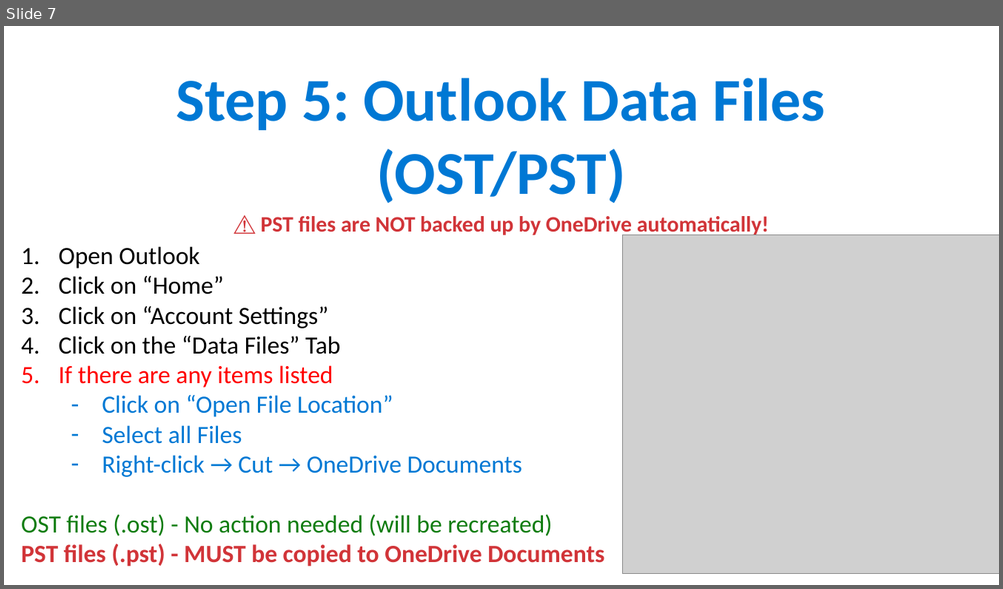
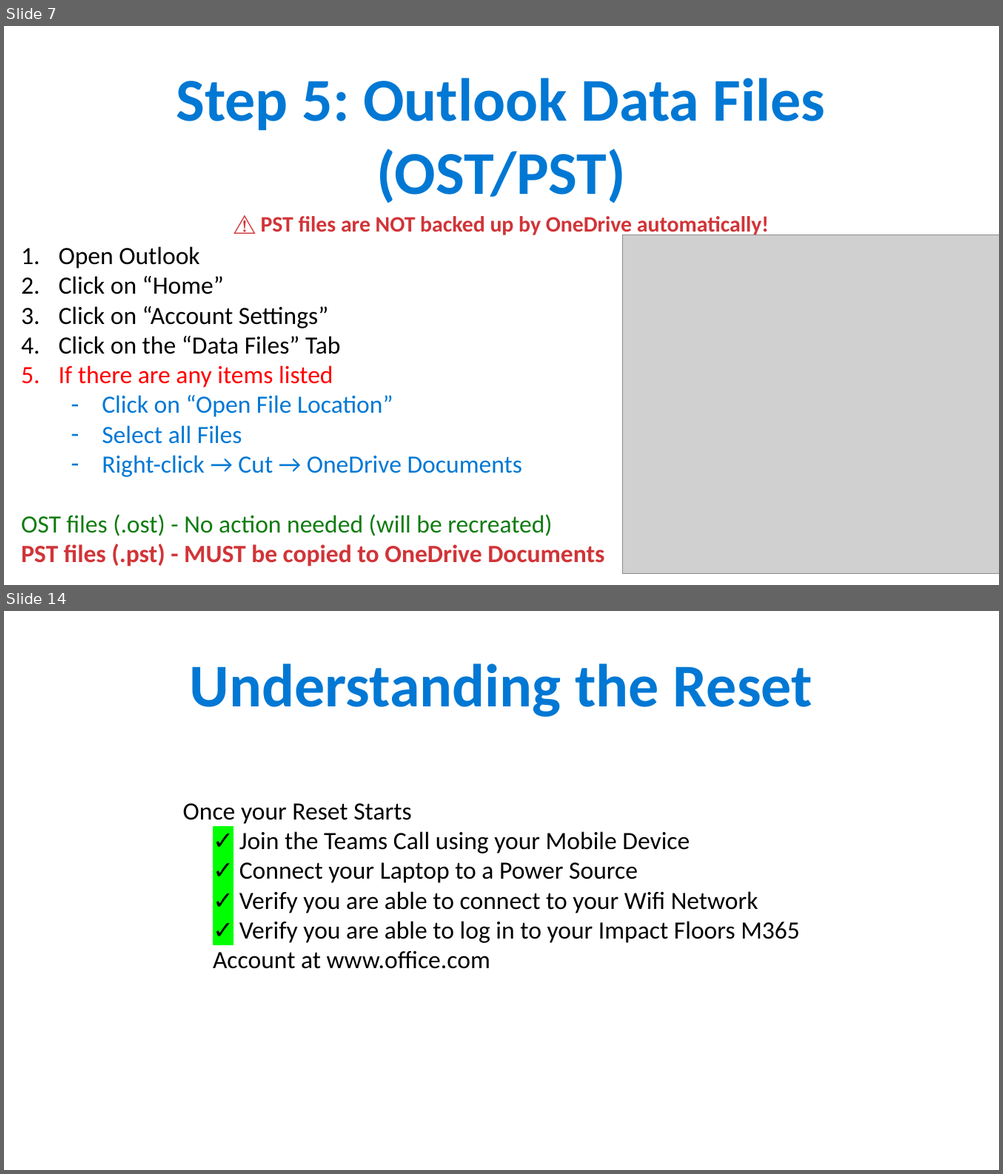
Before and after one commit to ipsghonline/tmp, a slide deck: presentation/Phase1-Backup-Guide.pptx. Shown one above the other, each under a label of ours: slide 7 before the commit, slides 7 and 14 after it; the slides between them are not shown. The pictures are 1003x589 and 1003x1174 pixels, drawn with LibreOffice and Linux fonts; fonts in the diff are those of the drawing; grey boxes stand for pictures. Boxes give left, top, right and bottom in pixels: in the first picture for what was removed or moved away, otherwise in the second. Text is boxed around its words. In the diff, an @@ line names an element or a change of style, - is before the commit and + after.

```diff
--- a/presentation/Phase1-Backup-Guide.pptx
+++ b/presentation/Phase1-Backup-Guide.pptx
@@ slide 14 added at [4,611,999,1170], background #FFFFFF @@
@@ text added at [189,664,812,717], 44 pt, text #0078D4, bold @@
+Understanding the Reset
@@ text added at [183,803,800,969], 18 pt, text #000000 @@
+Once your Reset Starts
+  ✓ Join the Teams Call using your Mobile Device
+  ✓ Connect your Laptop to a Power Source
+  ✓ Verify you are able to connect to your Wifi Network
+  ✓ Verify you are able to log in to your Impact Floors M365 Account at www.office.com
```
Also in this commit, not shown: 1 slide changed, 20 other slides added, 1 slide removed.
